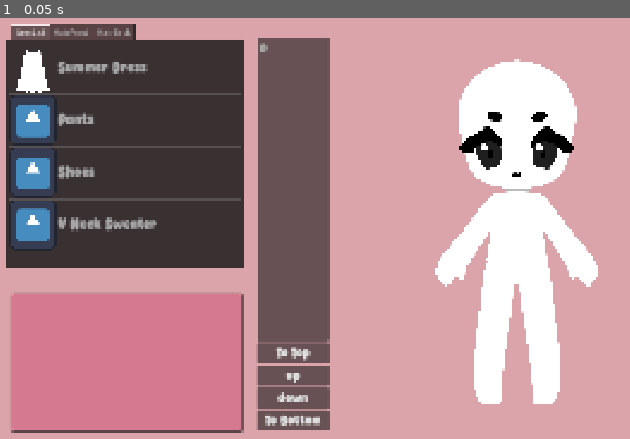
Above: before the commit, frame 1.
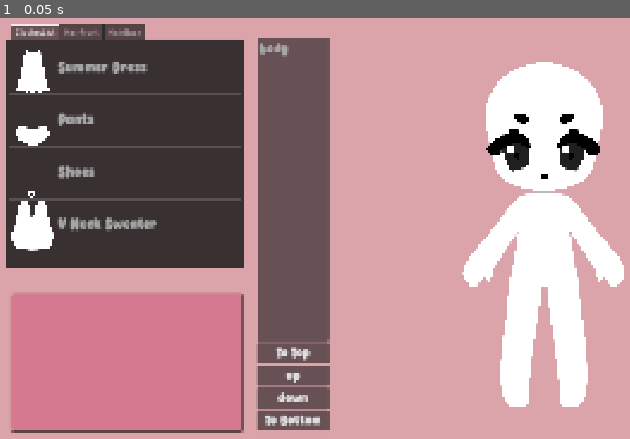
Above: after the commit, the same moment.

Repository: DayaanS/dress-up
Game: Godot game, scene res://scenes/customization.tscn
Two runs of this game, one before a commit and one after it. Both use one fixed random seed, a clock stepped at 60 frames per second and the inputs below. The engine's default icon, where the game draws it, is replaced by a stand-in: a white triangle on a blue panel in a dark square.
Inputs:
- Up to frame 1 (0.05 s): no input

The runs differ from the first frame. In frame 1, 13% of the frame differs, in the area x 1-100%, y 1-93%.

Commit message:
fix: make items visibility order properly match layers UI

Diff:
--- a/data/hair_back/straight_long.tres
+++ b/data/hair_back/straight_long.tres
@@ -1,6 +1,5 @@
 [gd_resource type="Resource" script_class="Item" format=3 uid="uid://qxhw0iqe21cb"]
 
-[ext_resource type="Texture2D" uid="uid://waanc2l27xmk" path="res://icon.svg" id="1_tm5j1"]
 [ext_resource type="Script" uid="uid://83kjmk21x147" path="res://data/item_part.gd" id="1_wkway"]
 [ext_resource type="Script" uid="uid://c18v5m8wr0nyo" path="res://data/item.gd" id="2_0em1l"]
 [ext_resource type="Texture2D" uid="uid://c7i5qger8rbxu" path="res://images/hair/hair_long_back.svg" id="3_vnahr"]
@@ -13,7 +12,7 @@
 
 [resource]
 script = ExtResource("2_0em1l")
-icon = ExtResource("1_tm5j1")
+icon = ExtResource("3_vnahr")
 parts = Array[ExtResource("1_wkway")]([SubResource("Resource_5xe1y")])
 colors = Array[Color]([Color(0, 0, 0, 1)])
 metadata/_custom_type_script = "uid://c18v5m8wr0nyo"
--- a/data/hair_back/straight_short.tres
+++ b/data/hair_back/straight_short.tres
@@ -1,6 +1,5 @@
 [gd_resource type="Resource" script_class="Item" format=3 uid="uid://c75s4o8yauibm"]
 
-[ext_resource type="Texture2D" uid="uid://waanc2l27xmk" path="res://icon.svg" id="1_3umiu"]
 [ext_resource type="Script" uid="uid://83kjmk21x147" path="res://data/item_part.gd" id="2_cjs7w"]
 [ext_resource type="Texture2D" uid="uid://bwrogv8x3ncs4" path="res://images/hair/hair_back.svg" id="3_3umiu"]
 [ext_resource type="Script" uid="uid://c18v5m8wr0nyo" path="res://data/item.gd" id="4_1ny5g"]
@@ -13,7 +12,7 @@
 
 [resource]
 script = ExtResource("4_1ny5g")
-icon = ExtResource("1_3umiu")
+icon = ExtResource("3_3umiu")
 parts = Array[ExtResource("2_cjs7w")]([SubResource("Resource_5xe1y")])
 colors = Array[Color]([Color(0, 0, 0, 1)])
 metadata/_custom_type_script = "uid://c18v5m8wr0nyo"
--- a/data/hair_front/slicked.tres
+++ b/data/hair_front/slicked.tres
@@ -1,6 +1,5 @@
 [gd_resource type="Resource" script_class="Item" format=3 uid="uid://3jiyi3txvh34"]
 
-[ext_resource type="Texture2D" uid="uid://waanc2l27xmk" path="res://icon.svg" id="1_igd08"]
 [ext_resource type="Script" uid="uid://83kjmk21x147" path="res://data/item_part.gd" id="1_opwfk"]
 [ext_resource type="Script" uid="uid://c18v5m8wr0nyo" path="res://data/item.gd" id="2_ge5gy"]
 [ext_resource type="Texture2D" uid="uid://binbbyj2sr1cy" path="res://images/hair/hair_front_smooth.svg" id="3_3cttw"]
@@ -15,7 +14,7 @@
 [resource]
 script = ExtResource("2_ge5gy")
 name = "Smooth"
-icon = ExtResource("1_igd08")
+icon = ExtResource("3_3cttw")
 parts = Array[ExtResource("1_opwfk")]([SubResource("Resource_0fyma")])
 colors = Array[Color]([Color(0, 0, 0, 1)])
 metadata/_custom_type_script = "uid://c18v5m8wr0nyo"
--- a/data/hair_front/straight_bangs.tres
+++ b/data/hair_front/straight_bangs.tres
@@ -1,6 +1,5 @@
 [gd_resource type="Resource" script_class="Item" format=3 uid="uid://bgv2licka1l87"]
 
-[ext_resource type="Texture2D" uid="uid://waanc2l27xmk" path="res://icon.svg" id="1_xiqdd"]
 [ext_resource type="Script" uid="uid://83kjmk21x147" path="res://data/item_part.gd" id="2_dp2u0"]
 [ext_resource type="Texture2D" uid="uid://bobwsboon05wp" path="res://images/hair/hair_front.svg" id="3_wm0fr"]
 [ext_resource type="Script" uid="uid://c18v5m8wr0nyo" path="res://data/item.gd" id="4_ffvcb"]
@@ -14,7 +13,7 @@
 
 [resource]
 script = ExtResource("4_ffvcb")
-icon = ExtResource("1_xiqdd")
+icon = ExtResource("3_wm0fr")
 parts = Array[ExtResource("2_dp2u0")]([SubResource("Resource_bj408")])
 colors = Array[Color]([Color(0, 0, 0, 1)])
 metadata/_custom_type_script = "uid://c18v5m8wr0nyo"
--- a/data/items/pants.tres
+++ b/data/items/pants.tres
@@ -1,6 +1,6 @@
 [gd_resource type="Resource" script_class="Item" format=3 uid="uid://cs3drpibsp75u"]
 
-[ext_resource type="Texture2D" uid="uid://waanc2l27xmk" path="res://icon.svg" id="1_dnehm"]
+[ext_resource type="Texture2D" uid="uid://kmn5idwlocc0" path="res://images/clothing/pants_torso.svg" id="1_03dgl"]
 [ext_resource type="Script" uid="uid://83kjmk21x147" path="res://data/item_part.gd" id="1_pgafs"]
 [ext_resource type="Script" uid="uid://c18v5m8wr0nyo" path="res://data/item.gd" id="2_yjeuv"]
 [ext_resource type="Resource" uid="uid://bqmk87oltx8av" path="res://data/item_parts/pants_torso.tres" id="3_70uhc"]
@@ -13,7 +13,7 @@
 script = ExtResource("2_yjeuv")
 name = "Pants"
 category = "Bottoms"
-icon = ExtResource("1_dnehm")
+icon = ExtResource("1_03dgl")
 parts = Array[ExtResource("1_pgafs")]([ExtResource("3_70uhc"), ExtResource("4_03dgl"), ExtResource("5_72dvx"), ExtResource("6_03dgl"), ExtResource("7_72dvx")])
 colors = Array[Color]([Color(0.1268841, 0.26610073, 0.3700716, 1)])
 metadata/_custom_type_script = "uid://c18v5m8wr0nyo"
--- a/data/items/shoes.tres
+++ b/data/items/shoes.tres
@@ -1,7 +1,7 @@
 [gd_resource type="Resource" script_class="Item" format=3 uid="uid://xrq31jsgeeye"]
 
 [ext_resource type="Script" uid="uid://83kjmk21x147" path="res://data/item_part.gd" id="1_l6rj0"]
-[ext_resource type="Texture2D" uid="uid://waanc2l27xmk" path="res://icon.svg" id="1_xi7jj"]
+[ext_resource type="Texture2D" uid="uid://5wl65wu2ewmq" path="res://images/clothing/shoes.svg" id="1_xi7jj"]
 [ext_resource type="Script" uid="uid://c18v5m8wr0nyo" path="res://data/item.gd" id="2_gm3sb"]
 [ext_resource type="Resource" uid="uid://dmrootkm10jev" path="res://data/item_parts/shoe_l.tres" id="3_if0yw"]
 [ext_resource type="Resource" uid="uid://bxyfn6errswex" path="res://data/item_parts/shoe_r.tres" id="4_at02m"]
--- a/data/items/sweater.tres
+++ b/data/items/sweater.tres
@@ -1,7 +1,7 @@
 [gd_resource type="Resource" script_class="Item" format=3 uid="uid://b30xrdu0ofmcr"]
 
+[ext_resource type="Texture2D" uid="uid://dlj5uvxgdjmf8" path="res://images/clothing/sweater_torso.svg" id="1_e1mn7"]
 [ext_resource type="Script" uid="uid://83kjmk21x147" path="res://data/item_part.gd" id="1_pxayi"]
-[ext_resource type="Texture2D" uid="uid://waanc2l27xmk" path="res://icon.svg" id="1_yu0ss"]
 [ext_resource type="Script" uid="uid://c18v5m8wr0nyo" path="res://data/item.gd" id="2_yu0ss"]
 [ext_resource type="Resource" uid="uid://cct6iyv4iun42" path="res://data/item_parts/sweater_torso.tres" id="3_e1mn7"]
 [ext_resource type="Resource" uid="uid://b35njdk3x6ues" path="res://data/item_parts/sweater_arm.tres" id="4_5lbe8"]
@@ -15,7 +15,7 @@
 script = ExtResource("2_yu0ss")
 name = "V Neck Sweater"
 category = "Tops"
-icon = ExtResource("1_yu0ss")
+icon = ExtResource("1_e1mn7")
 parts = Array[ExtResource("1_pxayi")]([ExtResource("3_e1mn7"), ExtResource("4_5lbe8"), ExtResource("5_cdtr7"), ExtResource("6_6tomb"), ExtResource("7_hwsig"), ExtResource("8_37m0o"), ExtResource("9_jantx")])
 colors = Array[Color]([Color(0.7507263, 0.5813518, 0.47040427, 1)])
 metadata/_custom_type_script = "uid://c18v5m8wr0nyo"
--- a/scenes/character.tscn
+++ b/scenes/body.tscn
@@ -1,6 +1,6 @@
 [gd_scene format=3 uid="uid://nc7j4mf7wqih"]
 
-[ext_resource type="Script" uid="uid://dk1k63cgf7t8x" path="res://scripts/character.gd" id="1_50cep"]
+[ext_resource type="Script" uid="uid://dk1k63cgf7t8x" path="res://scripts/skeleton.gd" id="1_50cep"]
 [ext_resource type="Texture2D" uid="uid://cw3rkyv8fdahu" path="res://images/body/head.svg" id="3_u0pwc"]
 [ext_resource type="Texture2D" uid="uid://bbs3jldstffc0" path="res://images/body/neck.svg" id="3_vovfy"]
 [ext_resource type="Texture2D" uid="uid://db42i8mwy7fbp" path="res://images/face/eye_white.svg" id="6_4lh0q"]
@@ -17,7 +17,7 @@
 [ext_resource type="Texture2D" uid="uid://cj6drn32kj65s" path="res://images/body/calf.svg" id="17_3et6r"]
 [ext_resource type="Texture2D" uid="uid://cmipob4ju20q0" path="res://images/body/torso.svg" id="18_so3kc"]
 
-[node name="Character" type="Node2D" unique_id=1928772576]
+[node name="Body" type="Node2D" unique_id=1928772576]
 script = ExtResource("1_50cep")
 
 [node name="Skeleton" type="Node2D" parent="." unique_id=1079405953]
--- a/scenes/customization.tscn
+++ b/scenes/customization.tscn
@@ -1,13 +1,25 @@
 [gd_scene format=3 uid="uid://i4fb6cnrbnha"]
 
-[ext_resource type="Script" uid="uid://eufbgfu7y686" path="res://scripts/customization.gd" id="1_k71u6"]
 [ext_resource type="PackedScene" uid="uid://dxrjlcibhqt8i" path="res://scenes/item_selection.tscn" id="3_cb7s4"]
-[ext_resource type="PackedScene" uid="uid://nc7j4mf7wqih" path="res://scenes/character.tscn" id="3_ds3pn"]
+[ext_resource type="PackedScene" uid="uid://nc7j4mf7wqih" path="res://scenes/body.tscn" id="3_ds3pn"]
 [ext_resource type="PackedScene" uid="uid://b61a51s63pxhe" path="res://scenes/item_color_selection.tscn" id="4_cb7s4"]
 [ext_resource type="PackedScene" uid="uid://cwiw8cdbsjjcn" path="res://scenes/layers_ordering.tscn" id="5_pb2oy"]
 
+[sub_resource type="GDScript" id="GDScript_cb7s4"]
+script/source = "extends Node2D
+
+# Called when the node enters the scene tree for the first time.
+func _ready() -> void:
+	pass # Replace with function body.
+
+
+# Called every frame. 'delta' is the elapsed time since the previous frame.
+func _process(_delta: float) -> void:
+	pass
+"
+
 [node name="Customization" type="Node2D" unique_id=1565179698]
-script = ExtResource("1_k71u6")
+script = SubResource("GDScript_cb7s4")
 
 [node name="Bg" type="ColorRect" parent="." unique_id=123198597]
 z_index = -4
@@ -72,14 +84,13 @@
 custom_minimum_size = Vector2(60, 60)
 layout_mode = 2
 
-[node name="ItemSelection" parent="UI" unique_id=1754921532 node_paths=PackedStringArray("character", "root") instance=ExtResource("3_cb7s4")]
+[node name="ItemSelection" parent="UI" unique_id=1754921532 node_paths=PackedStringArray("outfit") instance=ExtResource("3_cb7s4")]
 offset_left = 168.0
 offset_top = 53.0
 offset_right = -1240.8862
 offset_bottom = -542.1069
 scale = Vector2(1.1112984, 1.2064514)
-character = NodePath("../../Layers/Character")
-root = NodePath("../..")
+outfit = NodePath("../../Outfit")
 
 [node name="ItemColorSelection" parent="UI" unique_id=1949384703 instance=ExtResource("4_cb7s4")]
 offset_left = 177.0
@@ -87,18 +98,18 @@
 offset_right = -1191.0
 offset_bottom = -52.0
 
-[node name="LayersUI" parent="UI" unique_id=136292836 node_paths=PackedStringArray("layers_parent_node") instance=ExtResource("5_pb2oy")]
+[node name="Layers" parent="UI" unique_id=136292836 node_paths=PackedStringArray("layers_parent_node") instance=ExtResource("5_pb2oy")]
 offset_left = 768.0
 offset_top = 86.0
 offset_right = -979.0
 offset_bottom = -50.0
-layers_parent_node = NodePath("../../Layers")
+layers_parent_node = NodePath("../../Outfit")
 
-[node name="Layers" type="Node2D" parent="." unique_id=834148082]
+[node name="Outfit" type="Node2D" parent="." unique_id=834148082]
+position = Vector2(1457, 572)
+scale = Vector2(0.35, 0.35)
 
-[node name="Character" parent="Layers" unique_id=1928772576 instance=ExtResource("3_ds3pn")]
-position = Vector2(1392, 568)
-scale = Vector2(0.35, 0.35)
+[node name="Body" parent="Outfit" unique_id=1928772576 instance=ExtResource("3_ds3pn")]
 
 [connection signal="color_changed" from="UI/BodyColorVBoxContainer/SkinHBoxContainer/SkinColorPickerButton" to="." method="_on_skin_color_picker_button_color_changed"]
 [connection signal="color_changed" from="UI/BodyColorVBoxContainer/HBoxContainer2/HairColorPickerButton" to="." method="_on_hair_color_picker_button_color_changed"]
--- a/scenes/item_selection.tscn
+++ b/scenes/item_selection.tscn
@@ -21,7 +21,7 @@
 grow_vertical = 2
 current_tab = 0
 
-[node name="ItemList" type="ItemList" parent="TabContainer" unique_id=139898182]
+[node name="ClothesList" type="ItemList" parent="TabContainer" unique_id=139898182]
 unique_name_in_owner = true
 layout_mode = 2
 theme = ExtResource("2_47dkk")
@@ -53,6 +53,6 @@
 fixed_icon_size = Vector2i(100, 100)
 metadata/_tab_index = 2
 
-[connection signal="multi_selected" from="TabContainer/ItemList" to="." method="_on_item_list_multi_selected"]
+[connection signal="multi_selected" from="TabContainer/ClothesList" to="." method="_on_item_list_multi_selected"]
 [connection signal="multi_selected" from="TabContainer/HairFront" to="." method="_on_hair_front_multi_selected"]
 [connection signal="multi_selected" from="TabContainer/HairBack" to="." method="_on_hair_back_multi_selected"]
--- a/scenes/layers_ordering.tscn
+++ b/scenes/layers_ordering.tscn
@@ -2,7 +2,7 @@
 
 [ext_resource type="Theme" uid="uid://cdvgy38nflwke" path="res://data/ui_theme.tres" id="1_tbnyn"]
 [ext_resource type="Script" uid="uid://dv8sywmgooexr" path="res://scripts/layers_ordering.gd" id="2_6mf45"]
-[ext_resource type="Script" uid="uid://dk1k63cgf7t8x" path="res://scripts/character.gd" id="3_i3hbl"]
+[ext_resource type="Script" uid="uid://dk1k63cgf7t8x" path="res://scripts/skeleton.gd" id="3_i3hbl"]
 
 [node name="LayersUI" type="Control" unique_id=136292836]
 layout_mode = 3
@@ -25,6 +25,7 @@
 [node name="ItemList" type="ItemList" parent="VBoxContainer" unique_id=2001194673]
 layout_mode = 2
 size_flags_vertical = 3
+theme = ExtResource("1_tbnyn")
 select_mode = 1
 fixed_icon_size = Vector2i(100, 100)
 
--- a/scenes/skeleton.tscn
+++ b/scenes/skeleton.tscn
@@ -1,6 +1,6 @@
 [gd_scene format=3 uid="uid://bygkaghwhpgbu"]
 
-[ext_resource type="Script" uid="uid://dk1k63cgf7t8x" path="res://scripts/character.gd" id="1_pbvs3"]
+[ext_resource type="Script" uid="uid://dk1k63cgf7t8x" path="res://scripts/skeleton.gd" id="1_pbvs3"]
 
 [sub_resource type="AnimationRootNode" id="AnimationRootNode_pbvs3"]
 
--- a/scripts/customization.gd
+++ /dev/null
@@ -1,13 +0,0 @@
-extends Node2D
-@onready var character: Node2D = $Character
-
-
-
-# Called when the node enters the scene tree for the first time.
-func _ready() -> void:
-	pass # Replace with function body.
-
-
-# Called every frame. 'delta' is the elapsed time since the previous frame.
-func _process(_delta: float) -> void:
-	pass
--- a/scripts/item_part_color_selection.gd
+++ b/scripts/item_part_color_selection.gd
@@ -3,7 +3,7 @@
 @export var part_name:String
 @onready var color_picker_button: ColorPickerButton = $ColorPickerButton
 @onready var label: Label = $Label
-@export var layer: Character
+@export var layer: Skeleton
 
 # Called when the node enters the scene tree for the first time.
 func _ready() -> void:
--- a/scripts/item_selection.gd
+++ b/scripts/item_selection.gd
@@ -1,25 +1,24 @@
 extends Control
 
-@onready var item_list: ItemList = %ItemList
+@onready var clothes_list: ItemList = %ClothesList
 @onready var hair_front_list: ItemList = %HairFront
 @onready var hair_back_list: ItemList = %HairBack
-@onready var layers: Node2D = $"../../Layers"
-@onready var layers_ui: Control = $"../LayersUI"
 
+@onready var layers_ui: Control = $"../Layers"
 
-@export var character: Character
-@export var root: Node
-var character_scene = preload("res://scenes/skeleton.tscn")
+@export var outfit: Node
 
-var all_items:Array[Item] = []
-var all_hair_front:Array[Item] = []
-var all_hair_back:Array[Item] = []
+var skeleton_scene = preload("res://scenes/skeleton.tscn")
 
-var selected_items:Dictionary = {}
+var all_clothes_data:Array[Item] = []
+var all_hair_front_data:Array[Item] = []
+var all_hair_back_data:Array[Item] = []
+
+var current_item_nodes:Dictionary = {}
 
 @onready var item_color_selection: Control = $"../ItemColorSelection"
 
-# populates item selection with items
+# gets Item files from path and returns the array of Items
 func get_items(path):
 	var items_array:Array[Item] = []
 	for file in DirAccess.get_files_at(path):
@@ -28,54 +27,47 @@
 		items_array.append(item)
 	return items_array
 
-
-func add_layer():
-	var instance:Character = character_scene.instantiate()
-	instance.scale = character.scale
-	instance.position = character.position
-	layers.add_child(instance)
+# adds a skeleton base for item_parts to attach to and returns that node
+func add_skeleton():
+	var instance:Skeleton = skeleton_scene.instantiate()
+	outfit.add_child(instance)
 	return instance
 
 
+func add_item_to_body(all_items_data, index:int, selected: bool, category):
+	if selected == true:
+		var skeleton:Skeleton = add_skeleton()
+		skeleton.add_item(all_items_data[index])
+		item_color_selection.add_item_colors(all_clothes_data[index])
+		current_item_nodes[index] = skeleton
+		layers_ui.add_layer_to_UI(category+ str(index), selected, all_items_data[index].icon)
+
+	else:
+		current_item_nodes[index].queue_free()
+		item_color_selection.remove_item_colors()
+		layers_ui.remove_layer_from_UI(category + str(index))
+
 
 # Called when the node enters the scene tree for the first time.
+# Gets data with get_items(path) function and populates ItemList nodes with items
 func _ready() -> void:
-	all_items = get_items("res://data/items/")
-	all_hair_back = get_items("res://data/hair_back/")
-	all_hair_front = get_items("res://data/hair_front/")
-	for item in all_items:
-		item_list.add_item(item.name, item.icon, true)
-	for item in all_hair_back:
+	all_clothes_data = get_items("res://data/items/")
+	all_hair_back_data = get_items("res://data/hair_back/")
+	all_hair_front_data = get_items("res://data/hair_front/")
+	for item in all_clothes_data:
+		clothes_list.add_item(item.name, item.icon, true)
+	for item in all_hair_back_data:
 		hair_back_list.add_item(item.name, item.icon, true)
-	for item in all_hair_front:
+	for item in all_hair_front_data:
 		hair_front_list.add_item(item.name, item.icon, true)
-
-
-# Called every frame. 'delta' is the elapsed time since the previous frame.
-func _process(_delta: float) -> void:
-	pass
-
-
-func add_item_to_body(all_items, index:int, selected: bool):
-	var layer:Character = add_layer()
-	if selected == true:
-		layer.add_item(all_items[index])
-		item_color_selection.add_item_colors(all_items[index])
-		selected_items[index] = layer
-
-		layers_ui.add_layer_to_UI(layer.get_index(), selected)
-	else:
-		selected_items[index].queue_free()
-		item_color_selection.remove_item_colors()
-
-		layers_ui.add_layer_to_UI(layer.get_index(), selected)
+	print(current_item_nodes)
 
 
 func _on_item_list_multi_selected(index: int, selected: bool) -> void:
-	add_item_to_body(all_items, index, selected)
+	add_item_to_body(all_clothes_data, index, selected, "clothes")
 
 func _on_hair_front_multi_selected(index: int, selected: bool) -> void:
-	add_item_to_body(all_hair_front,index,selected)
+	add_item_to_body(all_hair_front_data,index,selected, "hair_front")
 
 func _on_hair_back_multi_selected(index: int, selected: bool) -> void:
-	add_item_to_body(all_hair_back, index, selected)
+	add_item_to_body(all_hair_back_data, index, selected, "hair_back")
--- a/scripts/layers_ordering.gd
+++ b/scripts/layers_ordering.gd
@@ -1,25 +1,34 @@
 extends Control
 
-var selected_layers = []
+var selected_layers_indexes = []
 @onready var item_list: ItemList = $VBoxContainer/ItemList
 @export var layers_parent_node: Node2D
 
 var all_layers:Array[Node]
-
+var current_layer_count: int = 0
 # Called when the node enters the scene tree for the first time.
 func _ready() -> void:
 	all_layers = layers_parent_node.get_children()
 	for i in range(len(all_layers)-1, -1, -1):
-		item_list.add_item(str(i))
+		item_list.add_item("body")
+		item_list.move_item(item_list.item_count-1, 0)
 
-func add_layer_to_UI(index, selected):
+
+func add_layer_to_UI(item_id, selected, icon):
 	#all_layers = layers_parent_node.get_children()
 	#for i in range(len(all_layers)-1, -1, -1):
 		#item_list.add_item(str(i))
-	if selected == true:
-		item_list.add_item(str(index))
-	else:
-		item_list.remove_item(index)
+
+	item_list.add_item(item_id, icon)
+	item_list.move_item(item_list.item_count-1, 0)
+	current_layer_count += 1
+
+func remove_layer_from_UI(item_id):
+	for i in range(item_list.item_count):
+		var layer_text = item_list.get_item_text(i)
+		if item_id == layer_text:
+			item_list.remove_item(i)
+			current_layer_count -= 1
 
 # Called every frame. 'delta' is the elapsed time since the previous frame.
 func _process(delta: float) -> void:
@@ -29,45 +38,45 @@
 func _on_item_list_multi_selected(index: int, selected: bool) -> void:
 	pass
 	#if selected == true:
-		#selected_layers.append(index)
-		#print(selected_layers)
+		#selected_layers_indexes.append(index)
+		#print(selected_layers_indexes)
 	#else:
-		#selected_layers.erase(index)
-		#print(selected_layers)
+		#selected_layers_indexes.erase(index)
+		#print(selected_layers_indexes)
 
 
 func _on_up_pressed() -> void:
-	selected_layers = item_list.get_selected_items()
+	selected_layers_indexes = item_list.get_selected_items()
 	all_layers = layers_parent_node.get_children()
-	for layer in selected_layers:
-		item_list.move_item(layer, layer - 1)
-		var layer_node = all_layers[3-layer]
+	for layer_index in selected_layers_indexes:
+		item_list.move_item(layer_index, layer_index - 1)
+		var layer_node = all_layers[current_layer_count - layer_index]
 		layers_parent_node.move_child(layer_node, layer_node.get_index() + 1)
 
 func _on_down_pressed() -> void:
-	selected_layers = item_list.get_selected_items()
+	selected_layers_indexes = item_list.get_selected_items()
 	all_layers = layers_parent_node.get_children()
-	for layer in selected_layers:
-		item_list.move_item(layer, layer + 1)
-		var layer_node = all_layers[3-layer]
+	for layer_index in selected_layers_indexes:
+		item_list.move_item(layer_index, layer_index + 1)
+		var layer_node = all_layers[current_layer_count - layer_index]
 		layers_parent_node.move_child(layer_node, layer_node.get_index() - 1)
 
 
 func _on_to_top_pressed() -> void:
-	selected_layers = item_list.get_selected_items()
+	selected_layers_indexes = item_list.get_selected_items()
 	all_layers = layers_parent_node.get_children()
-	for layer in selected_layers:
-		item_list.move_item(layer, 0)
-		var layer_node = all_layers[3-layer]
+	for layer_index in selected_layers_indexes:
+		item_list.move_item(layer_index, 0)
+		var layer_node = all_layers[3-layer_index]
 		layers_parent_node.move_child(layer_node, len(all_layers))
 
 
 
 func _on_to_bottom_pressed() -> void:
 	var item_list_size = item_list.item_count
-	selected_layers = item_list.get_selected_items()
+	selected_layers_indexes = item_list.get_selected_items()
 	all_layers = layers_parent_node.get_children()
-	for layer in selected_layers:
-		item_list.move_item(layer, item_list_size-1)
-		var layer_node = all_layers[3-layer]
+	for layer_index in selected_layers_indexes:
+		item_list.move_item(layer_index, item_list_size-1)
+		var layer_node = all_layers[3-layer_index]
 		layers_parent_node.move_child(layer_node, 0)
--- a/scripts/character.gd
+++ b/scripts/skeleton.gd
@@ -1,5 +1,5 @@
 extends Node2D
-class_name Character
+class_name Skeleton
 
 func add_item_part(item:Item, item_part_data:ItemPart):
 	var item_part = ItemPartNode.new()
Not shown, removed: scripts/customization.gd.uid
Renamed: scripts/character.gd.uid -> scripts/skeleton.gd.uid
